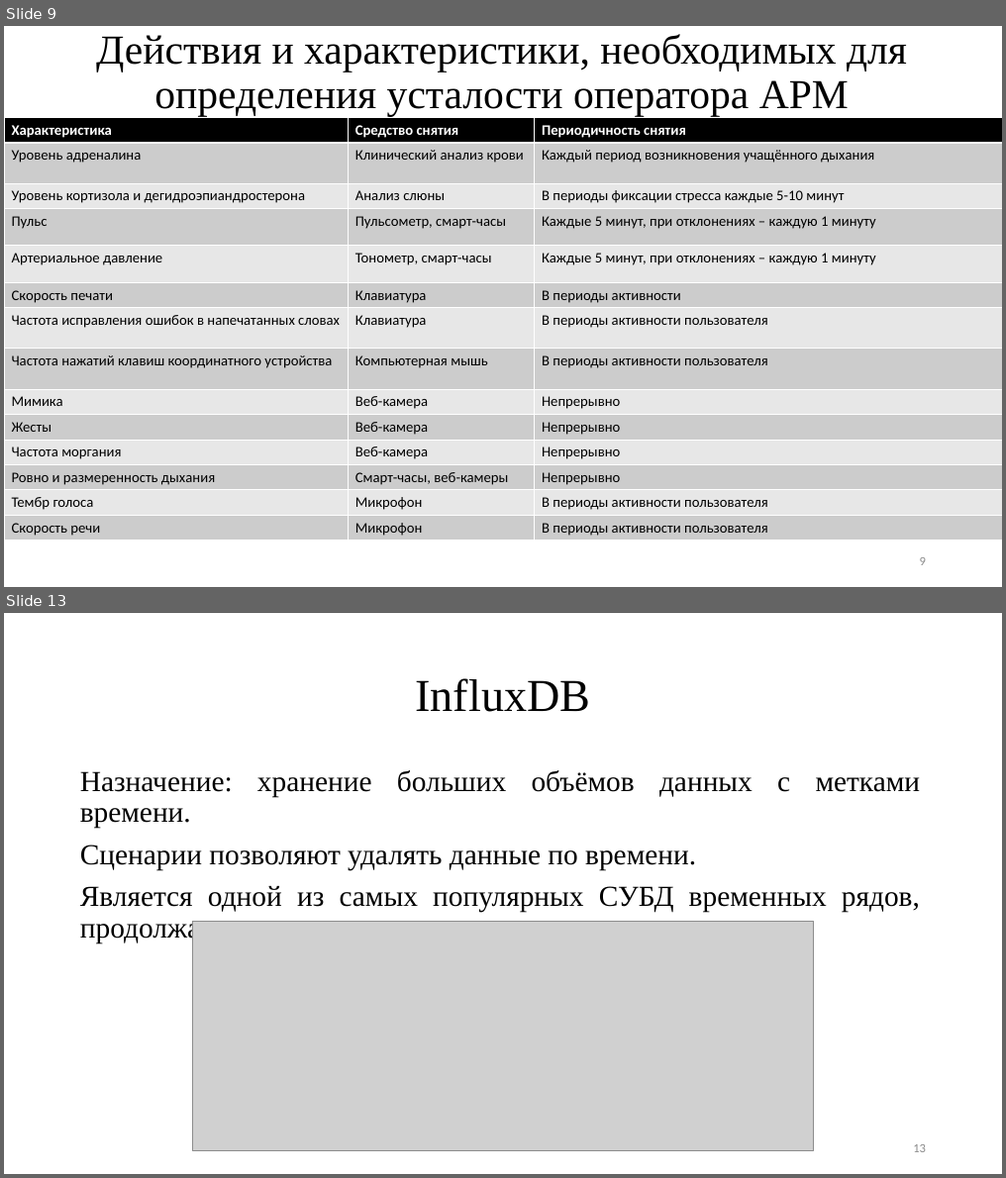
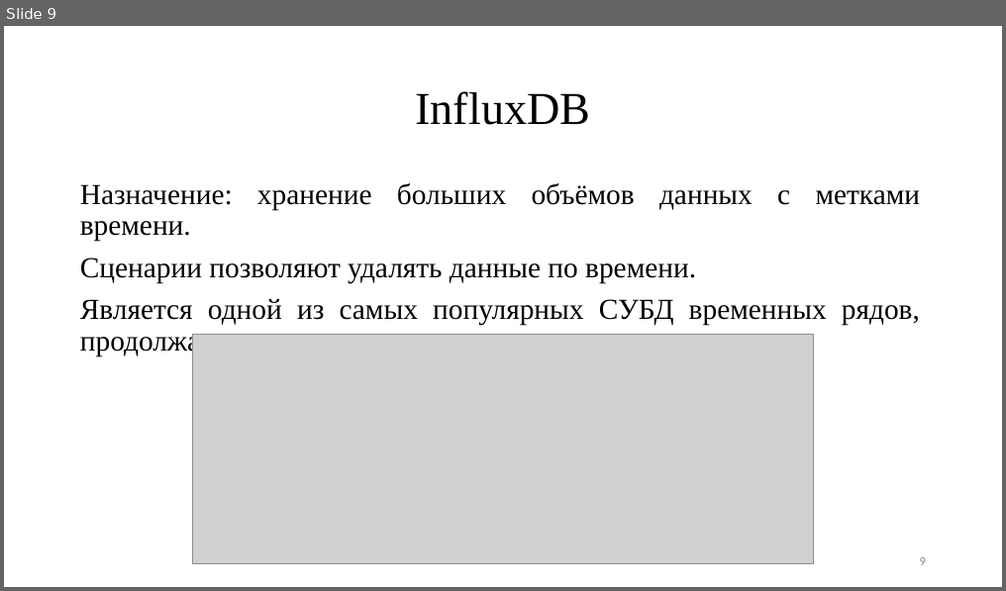
Before and after one commit to TheSawIsTheLaw/NetworkingCoursework, a slide deck: documentation/Presentation/presentation.pptx. Shown one above the other, each under a label of ours: slides 9 and 13 before the commit, slide 9 after it; the slides between them are not shown. The pictures are 1006x1178 and 1006x591 pixels, drawn with LibreOffice and Linux fonts; fonts in the diff are those of the drawing; grey boxes stand for pictures. Boxes give left, top, right and bottom in pixels: in the first picture for what was removed or moved away, otherwise in the second. Text is boxed around its words. In the diff, an @@ line names an element or a change of style, - is before the commit and + after.

```diff
--- a/documentation/Presentation/presentation.pptx
+++ b/documentation/Presentation/presentation.pptx
@@ slide 9 removed at (4,26,1002,587), background #FFFFFF @@
@@ title removed at (96,34,907,117) @@
-Действия и характеристики, необходимых для определения усталости оператора АРМ
@@ table removed at (4,117,1002,541), 14 rows, 3 columns @@
-Характеристика | Средство снятия | Периодичность снятия
-Уровень адреналина | Клинический анализ крови | Каждый период возникновения учащённого дыхания
-Уровень кортизола и дегидроэпиандростерона | Анализ слюны | В периоды фиксации стресса каждые 5-10 минут
-Пульс | Пульсометр, смарт-часы | Каждые 5 минут, при отклонениях – каждую 1 минуту
-Артериальное давление | Тонометр, смарт-часы | Каждые 5 минут, при отклонениях – каждую 1 минуту
-Скорость печати | Клавиатура | В периоды активности
-Частота исправления ошибок в напечатанных словах | Клавиатура | В периоды активности пользователя
-Частота нажатий клавиш координатного устройства | Компьютерная мышь | В периоды активности пользователя
-Мимика | Веб-камера | Непрерывно
-Жесты | Веб-камера | Непрерывно
-Частота моргания | Веб-камера | Непрерывно
-Ровно и размеренность дыхания | Смарт-часы, веб-камеры | Непрерывно
-Тембр голоса | Микрофон | В периоды активности пользователя
-Скорость речи | Микрофон | В периоды активности пользователя
@@ page number removed at (920,558,926,566) @@
-9
@@ what was slide 13 is now slide 9 @@
@@ page number at (920,558,926,566): text changed @@
-13
+9
```
Also in this commit, not shown: 2 slides changed, 6 slides added, 9 other slides removed.
